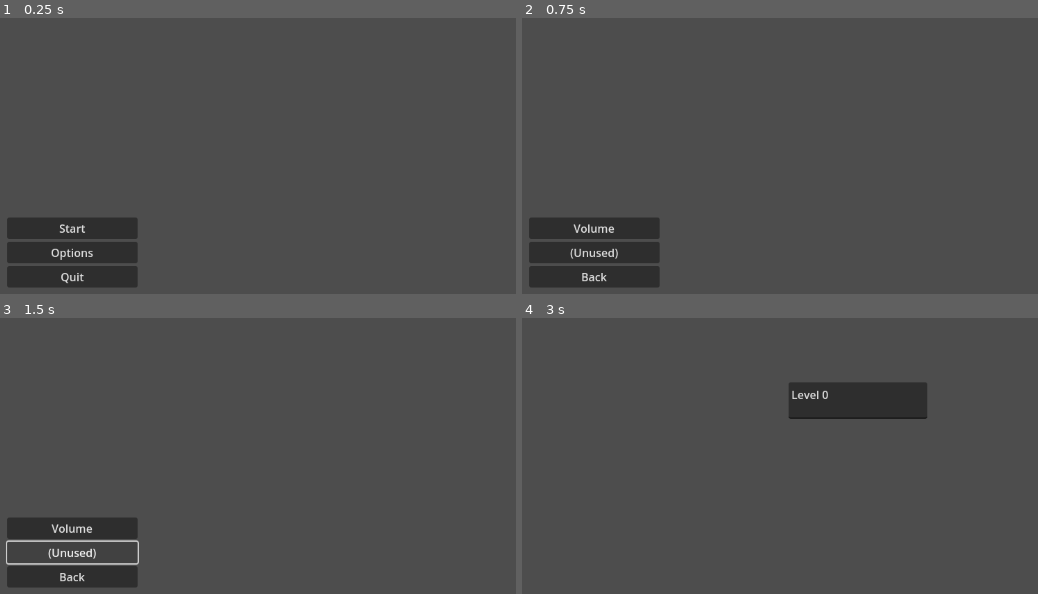
Above: before the commit, frames 1-4 (two rows, left to right).
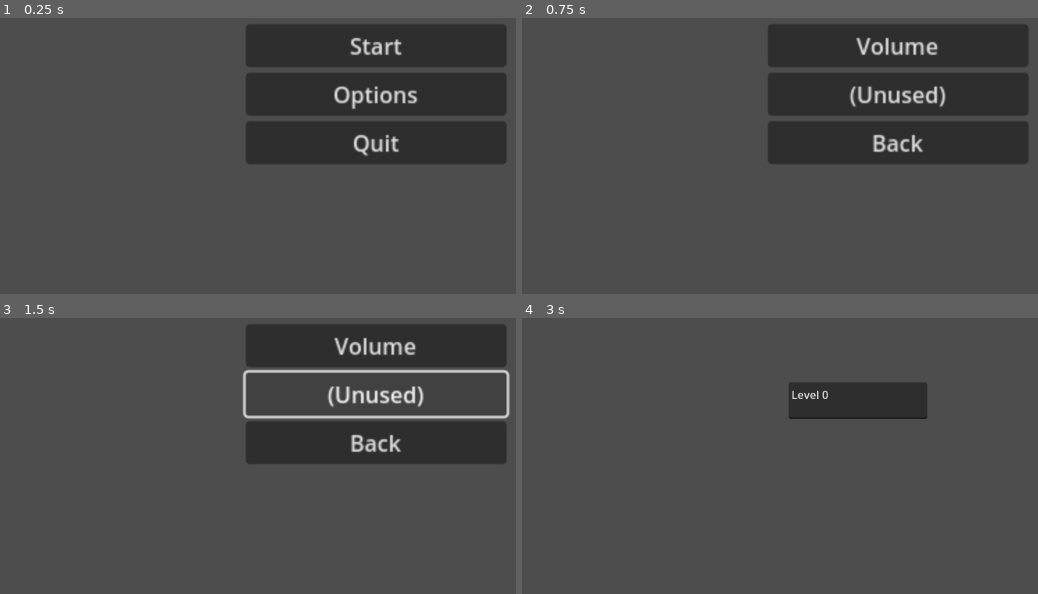
Above: after the commit, the same moments.

Repository: KiernenDabbs/project-iter-satus
Game: Godot game, scene res://Scenes/StartMenus/main_menu.tscn
Same seed, same stepped clock (60 frames per second), same inputs: the game is played once before the commit and once after it.
Inputs:
- Up to frame 1 (0.25 s): no input
- Up to frame 2 (0.75 s): click "Options" at 0.5 s
- Up to frame 3 (1.5 s): click "(Unused)" at 1.25 s
- Up to frame 4 (3 s): click "Back" at 2 s; click "Start" at 2.75 s

The runs differ from the first frame. In frame 1, 28% of the frame differs, in the area x 1-99%, y 2-98%; in frame 2, 28%; in frame 3, 21%; in frame 4, nothing differs.

Commit message:
sprites and scene updates

Diff:
--- a/Scenes/Characters/player.tscn
+++ b/Scenes/Characters/player.tscn
@@ -4,16 +4,19 @@
 [ext_resource type="Script" path="res://Scripts/Characters/player.gd" id="1_brr44"]
 
 [sub_resource type="RectangleShape2D" id="RectangleShape2D_pf14i"]
-size = Vector2(121, 166)
+size = Vector2(71, 130)
 
 [node name="Player" type="CharacterBody2D"]
 script = ExtResource("1_brr44")
 
 [node name="Sprite2D" type="Sprite2D" parent="."]
-position = Vector2(-1, -88)
-scale = Vector2(1, 1.33594)
+position = Vector2(0, -69)
+scale = Vector2(0.601563, 1.04102)
 texture = ExtResource("1_87wav")
 
 [node name="CollisionShape2D" type="CollisionShape2D" parent="."]
-position = Vector2(-1.5, -86)
+position = Vector2(-0.5, -69)
 shape = SubResource("RectangleShape2D_pf14i")
+
+[node name="Camera2D" type="Camera2D" parent="."]
+position = Vector2(0, -150)
--- a/Scenes/StartMenus/main_menu.tscn
+++ b/Scenes/StartMenus/main_menu.tscn
@@ -4,9 +4,11 @@
 
 [node name="Menu" type="Control"]
 layout_mode = 3
-anchors_preset = 15
-anchor_right = 1.0
-anchor_bottom = 1.0
+anchors_preset = 8
+anchor_left = 0.5
+anchor_top = 0.5
+anchor_right = 0.5
+anchor_bottom = 0.5
 grow_horizontal = 2
 grow_vertical = 2
 script = ExtResource("1_m1y2h")
@@ -16,11 +18,12 @@
 anchors_preset = 2
 anchor_top = 1.0
 anchor_bottom = 1.0
-offset_left = 45.0
-offset_top = -145.0
-offset_right = 233.0
-offset_bottom = -38.0
+offset_left = -187.0
+offset_top = -100.0
+offset_right = 1.0
+offset_bottom = 7.0
 grow_vertical = 0
+scale = Vector2(2, 2)
 
 [node name="StartButton" type="Button" parent="VBoxContainer"]
 layout_mode = 2
--- a/Scenes/StartMenus/options_menu.tscn
+++ b/Scenes/StartMenus/options_menu.tscn
@@ -4,9 +4,11 @@
 
 [node name="Menu" type="Control"]
 layout_mode = 3
-anchors_preset = 15
-anchor_right = 1.0
-anchor_bottom = 1.0
+anchors_preset = 8
+anchor_left = 0.5
+anchor_top = 0.5
+anchor_right = 0.5
+anchor_bottom = 0.5
 grow_horizontal = 2
 grow_vertical = 2
 script = ExtResource("1_vf36u")
@@ -16,11 +18,12 @@
 anchors_preset = 2
 anchor_top = 1.0
 anchor_bottom = 1.0
-offset_left = 45.0
-offset_top = -145.0
-offset_right = 233.0
-offset_bottom = -38.0
+offset_left = -187.0
+offset_top = -100.0
+offset_right = 1.0
+offset_bottom = 7.0
 grow_vertical = 0
+scale = Vector2(2, 2)
 
 [node name="VolumeButton" type="Button" parent="VBoxContainer"]
 layout_mode = 2
@@ -34,9 +37,6 @@
 layout_mode = 2
 text = "Back"
 
-[node name="Node2D" type="Node2D" parent="."]
-position = Vector2(45, 538)
-
 [connection signal="pressed" from="VBoxContainer/VolumeButton" to="." method="_on_start_button_pressed"]
 [connection signal="pressed" from="VBoxContainer/VolumeButton" to="." method="_on_volume_button_pressed"]
 [connection signal="pressed" from="VBoxContainer/UnusedButton1" to="." method="_on_options_button_pressed"]
--- a/Scenes/World/world.tscn
+++ b/Scenes/World/world.tscn
@@ -1,8 +1,31 @@
-[gd_scene load_steps=2 format=3 uid="uid://brqsomh0gjfnl"]
+[gd_scene load_steps=5 format=3 uid="uid://brqsomh0gjfnl"]
 
 [ext_resource type="PackedScene" uid="uid://yfwfh0p11qru" path="res://Scenes/Characters/player.tscn" id="1_toncw"]
+
+[sub_resource type="CanvasItemMaterial" id="CanvasItemMaterial_p5tef"]
+
+[sub_resource type="QuadMesh" id="QuadMesh_8rew8"]
+
+[sub_resource type="RectangleShape2D" id="RectangleShape2D_pte7x"]
+size = Vector2(999, 15)
 
 [node name="World" type="Node2D"]
 
 [node name="Player" parent="." instance=ExtResource("1_toncw")]
-position = Vector2(602, 400)
+position = Vector2(602, 578)
+SPEED = 350.0
+JUMP_VELOCITY = -450.0
+
+[node name="Platform" type="StaticBody2D" parent="."]
+position = Vector2(600, 550)
+
+[node name="MeshInstance2D" type="MeshInstance2D" parent="Platform"]
+material = SubResource("CanvasItemMaterial_p5tef")
+position = Vector2(0, 100)
+scale = Vector2(1000, 150)
+mesh = SubResource("QuadMesh_8rew8")
+
+[node name="CollisionShape2D" type="CollisionShape2D" parent="Platform"]
+position = Vector2(-0.5, 100)
+scale = Vector2(1, 10)
+shape = SubResource("RectangleShape2D_pte7x")
Binary file added: Assets/Sprites/Player/FreeKnight_v1/Colour1/NoOutline/120x80_PNGSheets/_Attack.png
Not shown, added: Assets/Sprites/Player/FreeKnight_v1/Colour1/NoOutline/120x80_PNGSheets/_Attack.png.import
Binary file added: Assets/Sprites/Player/FreeKnight_v1/Colour1/NoOutline/120x80_PNGSheets/_Attack2.png
Not shown, added: Assets/Sprites/Player/FreeKnight_v1/Colour1/NoOutline/120x80_PNGSheets/_Attack2.png.import
Binary file added: Assets/Sprites/Player/FreeKnight_v1/Colour1/NoOutline/120x80_PNGSheets/_Attack2NoMovement.png
Not shown, added: Assets/Sprites/Player/FreeKnight_v1/Colour1/NoOutline/120x80_PNGSheets/_Attack2NoMovement.png.import
Binary file added: Assets/Sprites/Player/FreeKnight_v1/Colour1/NoOutline/120x80_PNGSheets/_AttackCombo.png
Not shown, added: Assets/Sprites/Player/FreeKnight_v1/Colour1/NoOutline/120x80_PNGSheets/_AttackCombo.png.import
Binary file added: Assets/Sprites/Player/FreeKnight_v1/Colour1/NoOutline/120x80_PNGSheets/_AttackComboNoMovement.png
Not shown, added: Assets/Sprites/Player/FreeKnight_v1/Colour1/NoOutline/120x80_PNGSheets/_AttackComboNoMovement.png.import
Binary file added: Assets/Sprites/Player/FreeKnight_v1/Colour1/NoOutline/120x80_PNGSheets/_AttackNoMovement.png
Not shown, added: Assets/Sprites/Player/FreeKnight_v1/Colour1/NoOutline/120x80_PNGSheets/_AttackNoMovement.png.import
(and 351 more such lines)
